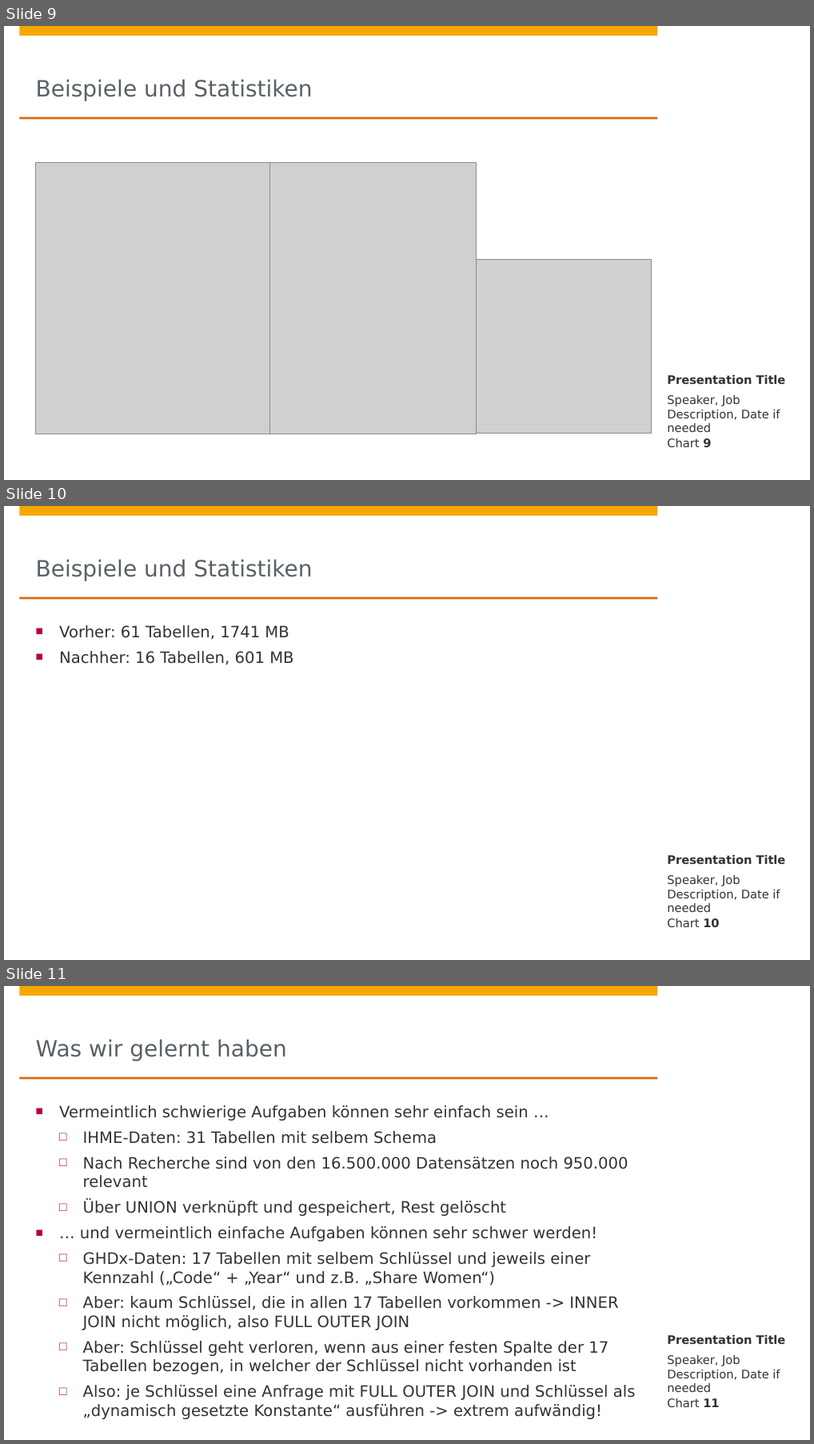
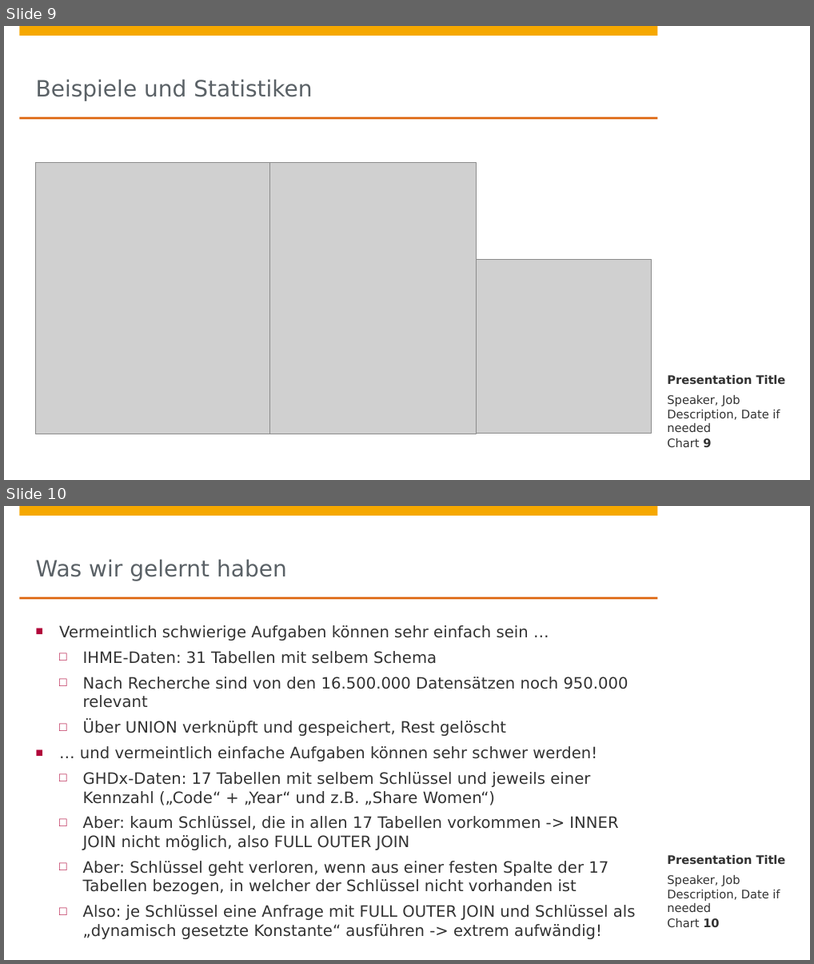
Before and after one commit to johanneshoetter/Health-Data-Integration, a slide deck: presentations/integration.pptx. Shown one above the other, each under a label of ours: slides 9, 10 and 11 before the commit, slides 9 and 10 after it. The pictures are 814x1444 and 814x964 pixels, drawn with LibreOffice and Linux fonts; fonts in the diff are those of the drawing; grey boxes stand for pictures; background and template pictures are left out. Boxes give left, top, right and bottom in pixels: in the first picture for what was removed or moved away, otherwise in the second. Text is boxed around its words. In the diff, an @@ line names an element or a change of style, - is before the commit and + after.

```diff
--- a/presentations/integration.pptx
+++ b/presentations/integration.pptx
@@ slide 10 removed at <box>4,506,810,960</box>, background #FFFFFF; not listed: 4 template elements that a slide beside it also shows @@
@@ title removed at <box>36,559,312,581</box> @@
-Beispiele und Statistiken
@@ text removed at <box>59,625,294,665</box> @@
-■ Vorher: 61 Tabellen, 1741 MB
-■ Nachher: 16 Tabellen, 601 MB
@@ text removed at <box>667,855,786,864</box> @@
-Presentation Title
@@ text removed at <box>667,875,780,912</box> @@
-Speaker, Job Description, Date if needed
@@ page number removed at <box>667,918,719,928</box> @@
-Chart 10
@@ what was slide 11 is now slide 10 @@
@@ page number at <box>667,918,719,928</box>: text changed @@
-Chart 11
+Chart 10
```
Also in this commit, not shown: 4 slides changed, 1 slide added, 1 other slide removed.
